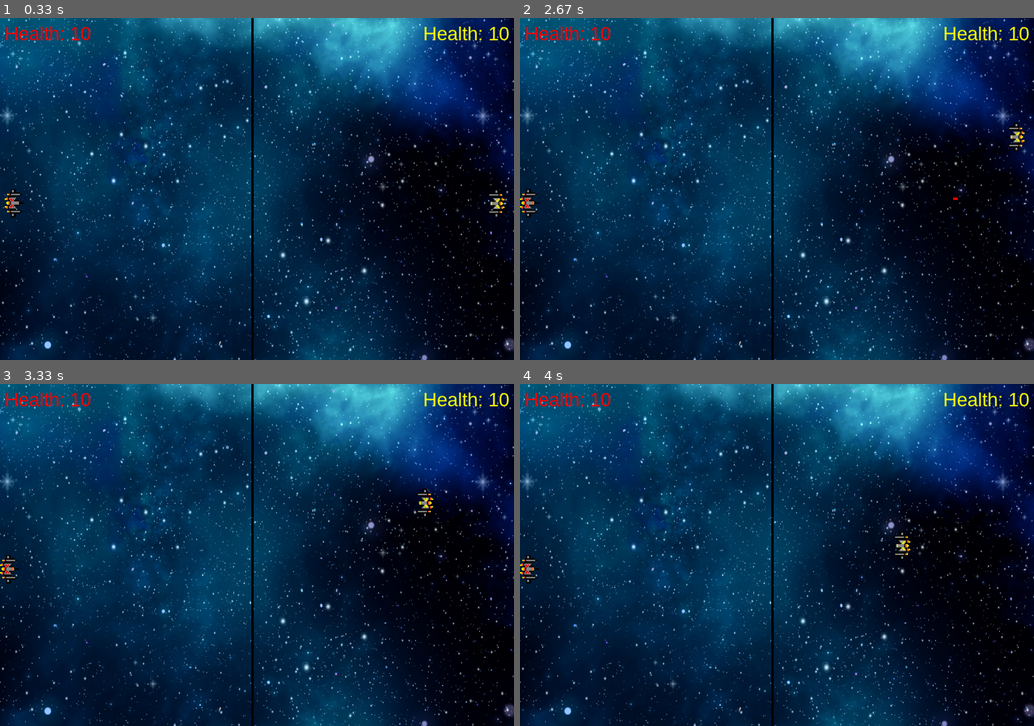
Above: before the commit, frames 1-4 (two rows, left to right).
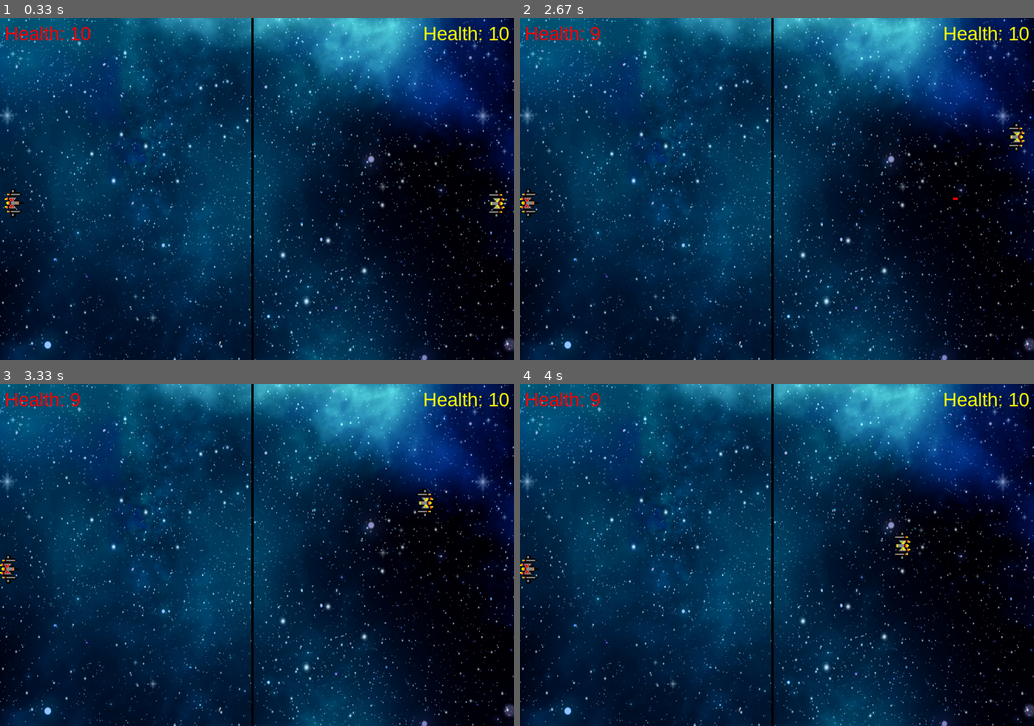
Above: after the commit, the same moments.

Repository: Rioreyblue/pygame_galaxy_fighters
Game: pygame game, started from main.py
Same seed, same stepped clock (60 frames per second), same inputs: the game is played once before the commit and once after it.
Inputs:
- Up to frame 1 (0.33 s): no input
- Up to frame 2 (2.67 s): tap Right Shift at 0.33 s; tap Shift at 0.67 s; tap A at 1 s; hold Up 1.83-2.3 s; hold Right from 2.33 s (still down)
- Up to frame 3 (3.33 s): release Right at 2.8 s; hold Left from 2.83 s (still down)
- Up to frame 4 (4 s): release Left at 3.37 s; hold Down 3.4-3.7 s; hold Left from 3.73 s (still down)

Frame 1 is identical in both runs. In frame 2, less than 0.1% of the frame differs, in the area x 13-18%, y 2-7%; in frame 3, less than 0.1%; in frame 4, less than 0.1%.

Commit message:
fix bugs about projectile adjustment for yellow player

Diff:
--- a/src/game.py
+++ b/src/game.py
@@ -113,7 +113,7 @@
                     red_bullets.append(bullet)
 
                 if event.key == pygame.K_RSHIFT and len(yellow_bullets) < MAX_BULLETS:
-                    bullet = pygame.Rect(yellow_player.x - yellow_player.width, yellow_player.y - yellow_player.height//2 -2, 10, 5)
+                    bullet = pygame.Rect(yellow_player.x, yellow_player.y + yellow_player.height//2 -2, 10, 5)
                     yellow_bullets.append(bullet)
 
             if event.type == RED_HIT:
